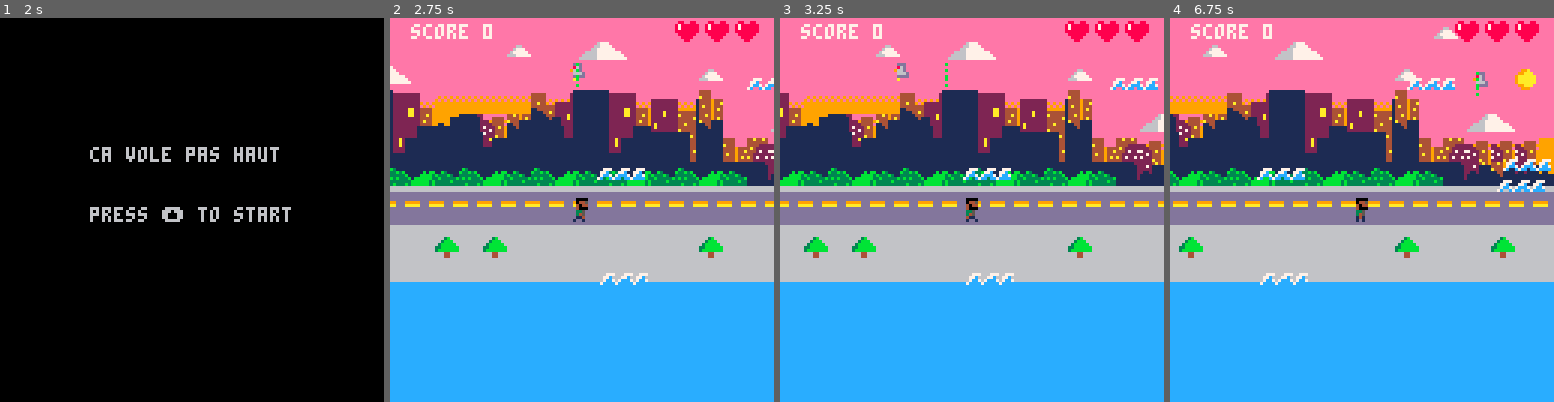
Above: before the commit, frames 1-4 (left to right).
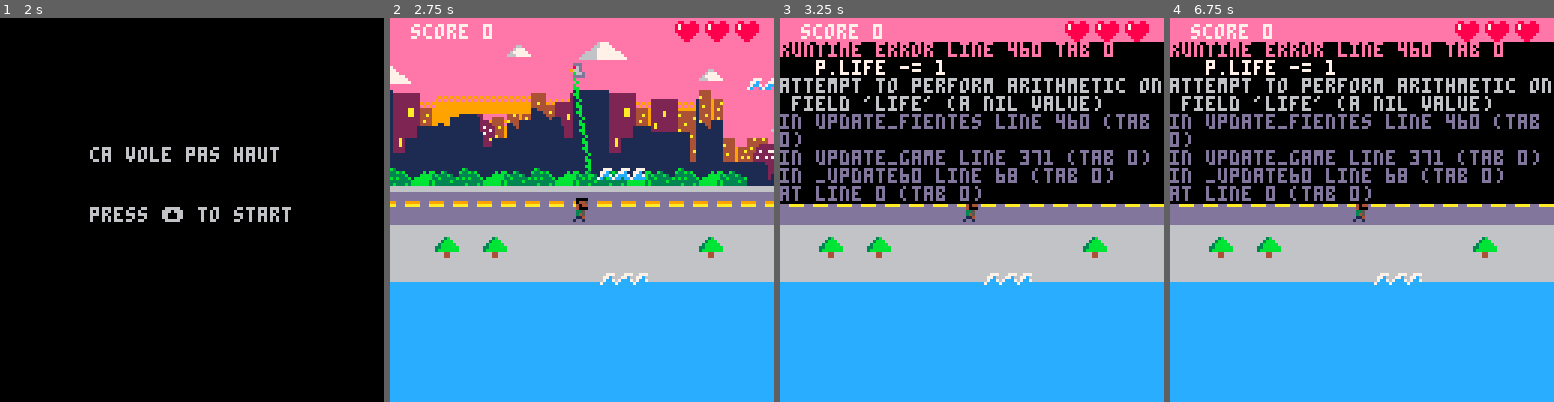
Above: after the commit, the same moments.

Repository: julie17-d/projet-collectif---pico-8
Game: PICO-8 cartridge commun.p8
The game is run twice, just before and just after one commit, with the same random seed, the same clock (stepped at 60 frames per second) and the same inputs.
Inputs:
- Up to frame 1 (2 s): tap X (X key) at 0.33, 1.07, 1.85 s; tap O (Z key) at 0.7, 1.7 s; hold Right from 1.6 s (still down)
- Up to frame 2 (2.75 s): release Right at 2.1 s; tap O (Z key) at 2.1, 2.5 s; hold Up 2.15-2.42 s; hold Right from 2.47 s (still down)
- Up to frame 3 (3.25 s): tap O (Z key) at 2.9 s; tap X (X key) at 2.97 s; release Right at 3.03 s; hold Left from 3.08 s (still down)
- Up to frame 4 (6.75 s): tap O (Z key) every 0.4 s from 3.3 to 6.5 s; release Left at 3.58 s; hold Down 3.63-3.97 s; hold Right 4.02-4.68 s; tap X (X key) at 4.08, 5.2, 6.32 s; hold Up 4.73-5.03 s; hold Left 5.08-5.68 s; hold Down 5.73-6.03 s; hold Right 6.08-6.58 s; hold Right from 6.63 s (still down)

Frame 1 is identical in both runs. In frame 2, 0.3% of the frame differs, in the area x 47-53%, y 11-44%; in frame 3, 42%; in frame 4, 43%, in the area x 0-100%, y 2-70%.
Error after the commit: runtime error line 460 tab 0; p.life -= 1; attempt to perform arithmetic on field 'life' (a nil value)

Commit message:
fix some of the fientes

Diff:
--- a/commun.p8
+++ b/commun.p8
@@ -132,7 +132,8 @@
 	for pigeon in all(pigeons) do
 		pigeon.x-= 0.5
 
-		if pigeon.x > p.x then
+		if pigeon.x < p.x+15
+		and pigeon.x > p.x -8 then
 			new_fientes = {
         	x=pigeon.x,
         	y=pigeon.y,
@@ -288,8 +289,8 @@
 	end
 	if ( affichage!=nil) then print(affichage,10,10,9)
  end
-	for f in all (fientes) do
-		draw_fientes()
+	for f in all(fientes) do
+		spr(19,f.x,f.y)
 	end
 
 --blood
@@ -369,6 +370,8 @@
 	 spawn_waves(rnd(7))
 	end
 	update_waves()
+
+	update_fientes()
 
 	--sang/blood
 
@@ -456,6 +459,7 @@
             del(fientes,fiente)
         end
 		if collision(p, fiente) then
+			del(fientes, fiente)
 			p.life -= 1
 		end
 		if p.life ==0 then
